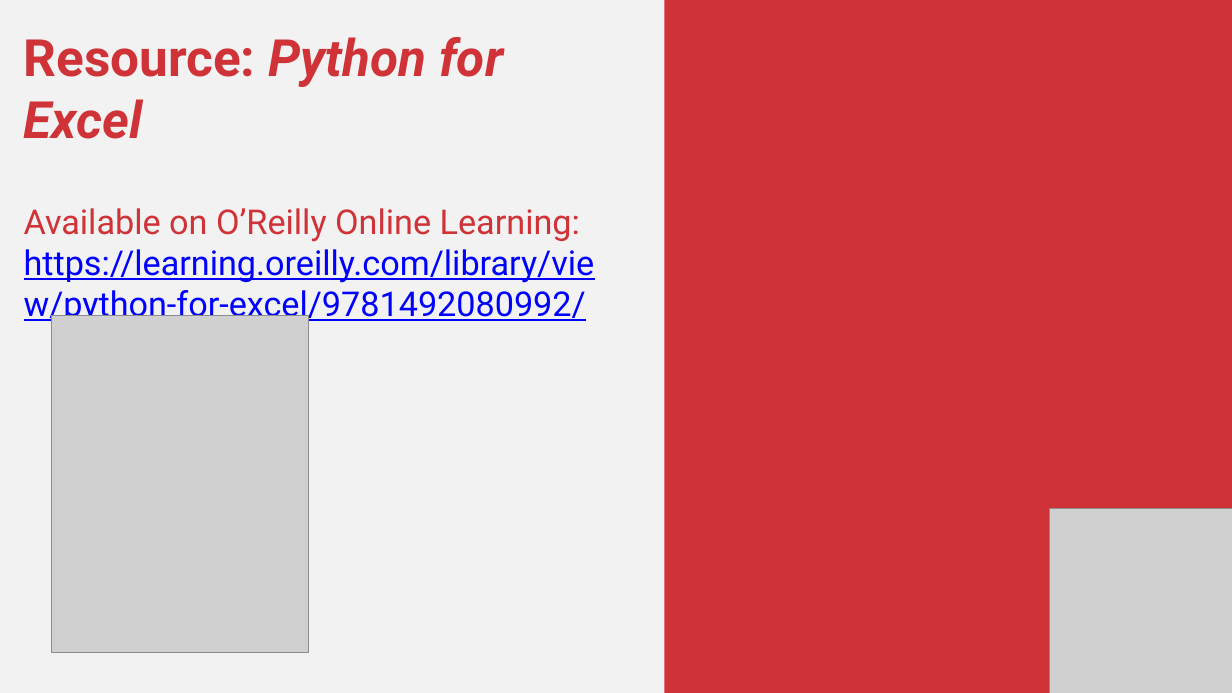
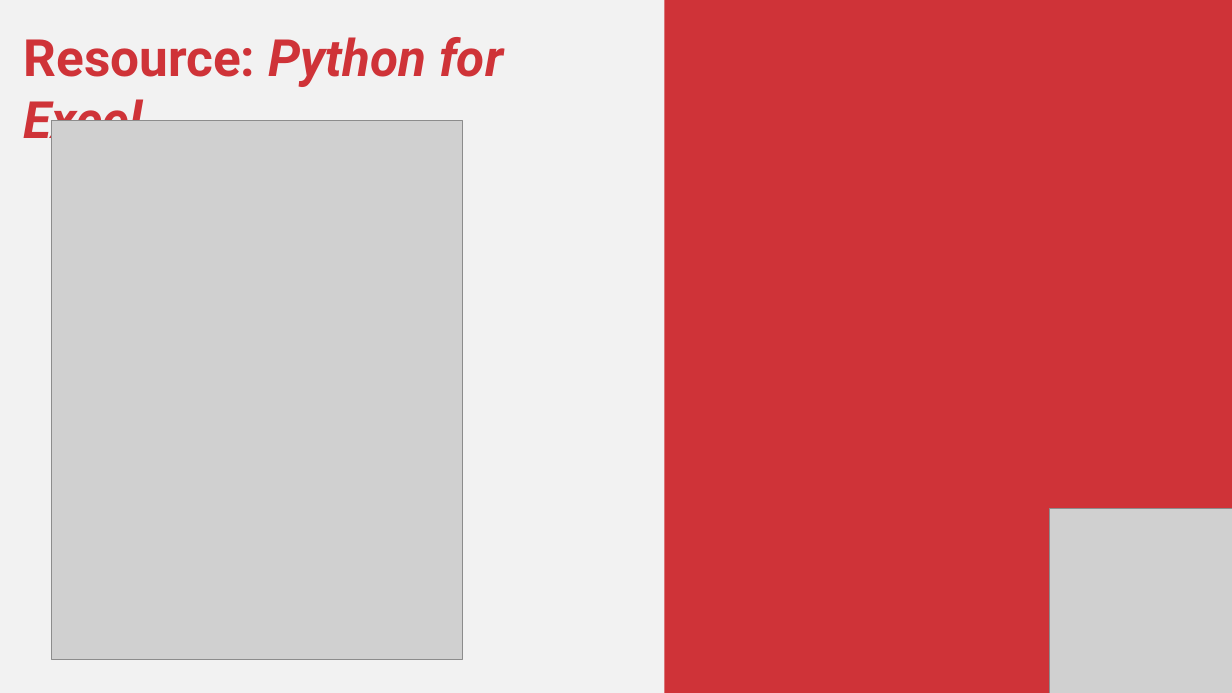
Before and after one commit to stringfestdata/fsm-intro-python-excel, a slide deck: slide 14 of fsm-intro-python-excel.pptx (slide 15 before the commit). Drawn at 1232x693 pixels with LibreOffice and Linux fonts; fonts in the diff are those of the drawing; grey boxes stand for pictures. Boxes give left, top, right and bottom in pixels: in the first picture for what was removed or moved away, otherwise in the second. Text is boxed around its words. In the diff, an @@ line names an element or a change of style, - is before the commit and + after.

```diff
--- a/fsm-intro-python-excel.pptx
+++ b/fsm-intro-python-excel.pptx
@@ picture resized from (x1=51, y1=315, x2=308, y2=652) to (x1=51, y1=121, x2=462, y2=660) @@
@@ text at (x1=24, y1=208, x2=595, y2=325): paragraph removed @@
-Available on O’Reilly Online Learning: https://learning.oreilly.com/library/view/python-for-excel/9781492080992/
```
Also in this commit, not shown: 1 other slide changed, 1 slide added, 2 slides removed.
